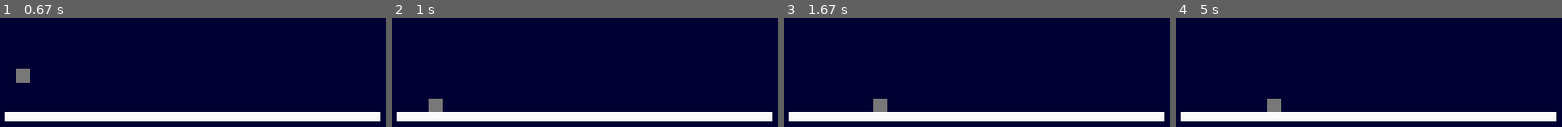
Above: before the commit, frames 1-4 (left to right).
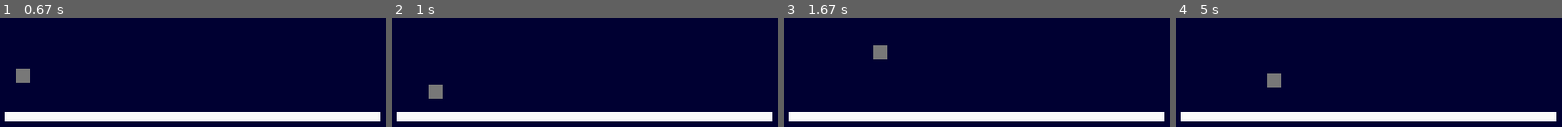
Above: after the commit, the same moments.

Repository: ezfe/Space-Attack
Game: pygame game, started from Space-Attack/main.py
Two runs of this game, one before a commit and one after it. Both use one fixed random seed, a clock stepped at 60 frames per second and the inputs below.
Inputs:
- Up to frame 1 (0.67 s): hold D from 0.33 s (still down)
- Up to frame 2 (1 s): release D at 0.8 s; hold W from 0.83 s (still down)
- Up to frame 3 (1.67 s): release W at 1.13 s; hold D 1.17-1.63 s
- Up to frame 4 (5 s): hold A 1.67-2.2 s; hold A 2.23-2.63 s; hold W 2.67-3.03 s; hold D 3.07-3.7 s; hold A 3.73-4.2 s; hold D 4.23-4.7 s; hold W from 4.73 s (still down)

Frame 1 is identical in both runs. In frame 2, 0.9% of the frame differs, in the area x 9-14%, y 61-87%; in frame 3, 0.9%; in frame 4, 0.9%.

Commit message:
More jumping and stuff

Diff:
--- a/Space-Attack/main.py
+++ b/Space-Attack/main.py
@@ -40,16 +40,13 @@
         self.x = self.x + self.xVelocity
         self.xVelocity = self.xVelocity * .95
 
-        print(self.y)
-
-        print(self.overlapping_actors())
-
         if len(self.overlapping_actors()) == 0:
             self.yVelocity = self.yVelocity - 0.5
         else:
+            wall = self.overlapping_actors()[0]
+            if (self.y + self.height) > (wall.y + 1):
+                self.y = wall.y + 1 - self.height
             self.yVelocity = 0
-            while len(self.overlapping_actors()) != 0:
-                self.y -= 1
         self.y = self.y - self.yVelocity
 
         if self.x < 0:
@@ -66,7 +63,9 @@
     def moveLeft(self):
         self.xVelocity -= 1
     def jump(self):
-        self.yVelocity = 5
+        if len(self.overlapping_actors()) != 0:
+            self.y -= 1
+            self.yVelocity = 8
 
 myapp = SpaceAttackApp()
 myapp.run(20)
